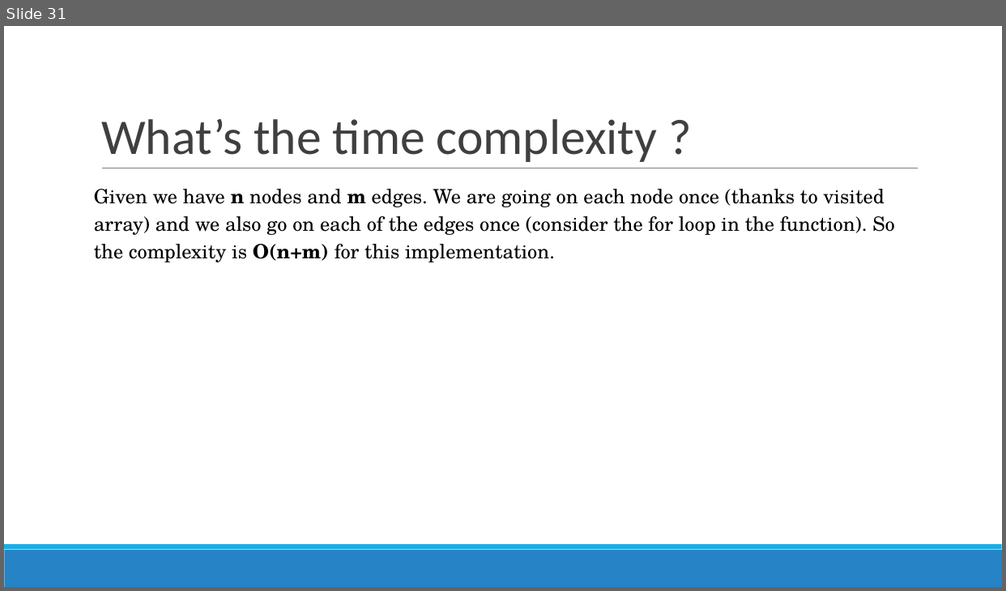
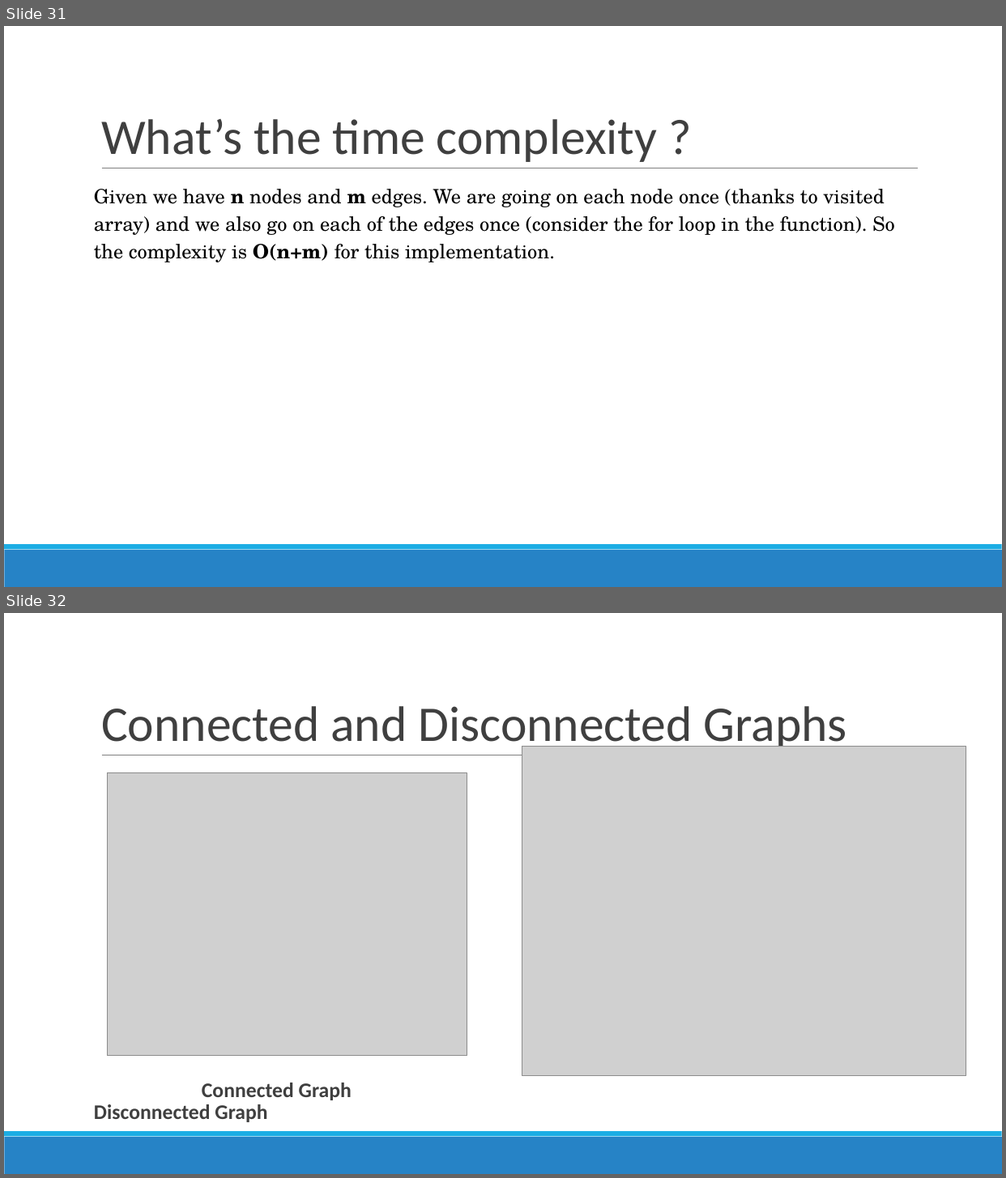
Before and after one commit to poojasabnani/DSA-for-Interviews-GirlScript-EOP, a slide deck: Day 12-13/Graphs.pptx. Shown one above the other, each under a label of ours: slide 31 before the commit, slides 31 and 32 after it. The pictures are 1006x591 and 1006x1178 pixels, drawn with LibreOffice and Linux fonts; fonts in the diff are those of the drawing; grey boxes stand for pictures. Boxes give left, top, right and bottom in pixels: in the first picture for what was removed or moved away, otherwise in the second. Text is boxed around its words. In the diff, an @@ line names an element or a change of style, - is before the commit and + after.

```diff
--- a/Day 12-13/Graphs.pptx
+++ b/Day 12-13/Graphs.pptx
@@ slide 32 added at bbox=[4, 613, 1002, 1174], background #FFFFFF; not listed: 3 template elements that a slide beside it also shows @@
@@ title added at bbox=[101, 706, 847, 753], 48 pt, text #3F3F3F @@
+Connected and Disconnected Graphs
@@ picture added at bbox=[522, 747, 967, 1076] @@
@@ picture added at bbox=[108, 773, 467, 1056] @@
@@ text added at bbox=[94, 1083, 351, 1122], 20 pt, text #3F3F3F, bold @@
+Connected Graph Disconnected Graph
```
Also in this commit, not shown: 14 other slides added, 1 slide removed, 4 other files.
